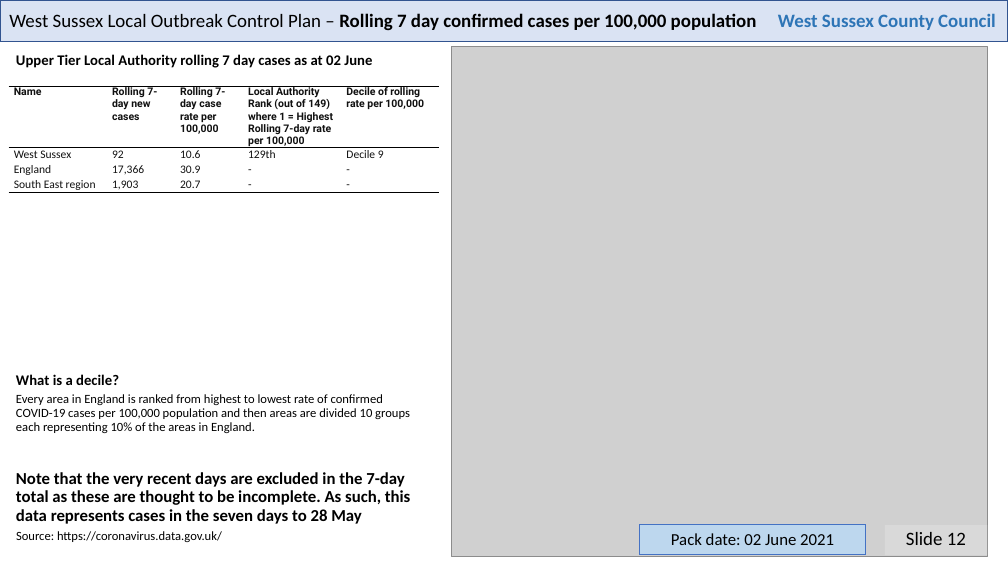
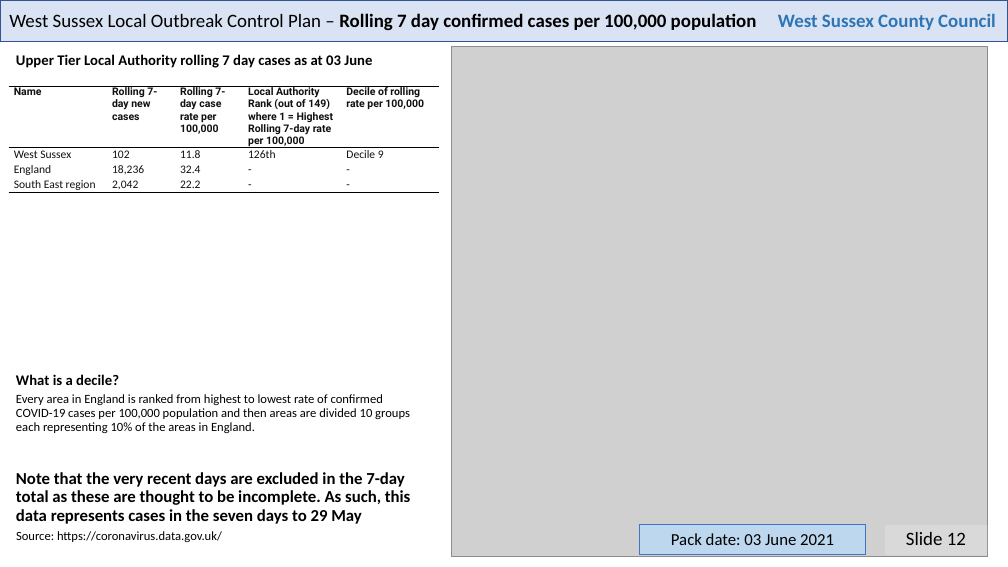
Before and after one commit to psychty/wsx_covid_datapack_public, a slide deck: slide 12 of Latest_West_Sussex_C19_slide_deck.pptx. Drawn at 1008x567 pixels with LibreOffice and Linux fonts; fonts in the diff are those of the drawing; grey boxes stand for pictures. Boxes give left, top, right and bottom in pixels: in the first picture for what was removed or moved away, otherwise in the second. Text is boxed around its words. In the diff, an @@ line names an element or a change of style, - is before the commit and + after.

Commit message:
June 3

```diff
--- a/Latest_West_Sussex_C19_slide_deck.pptx
+++ b/Latest_West_Sussex_C19_slide_deck.pptx
@@ table at (8, 86, 439, 296) @@
-row 2: West Sussex | 92 | 10.6 | 129th | Decile 9
+row 2: West Sussex | 102 | 11.8 | 126th | Decile 9
-row 3, column 2: 17,366
+row 3, column 2: 18,236
-row 3, column 3: 30.9
+row 3, column 3: 32.4
-row 4, column 2: 1,903
+row 4, column 2: 2,042
-row 4, column 3: 20.7
+row 4, column 3: 22.2
@@ text at (16, 472, 411, 524): text changed @@
-Note that the very recent days are excluded in the 7-day total as these are thought to be incomplete. As such, this data represents cases in the seven days to 28 May
+Note that the very recent days are excluded in the 7-day total as these are thought to be incomplete. As such, this data represents cases in the seven days to 29 May
@@ text in rectangle at (671, 533, 834, 545): text changed @@
-Pack date: 02 June 2021
+Pack date: 03 June 2021
```
Also in this commit, not shown: 21 other slides changed, 52 other files.
